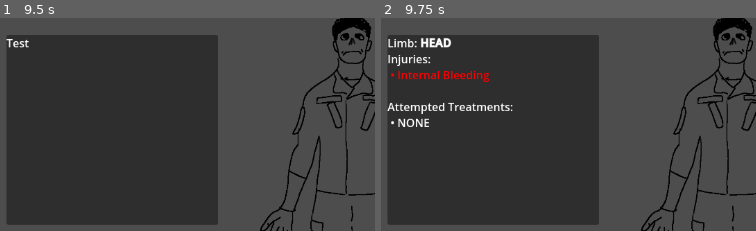
Above: before the commit, frames 1-2 (left to right).
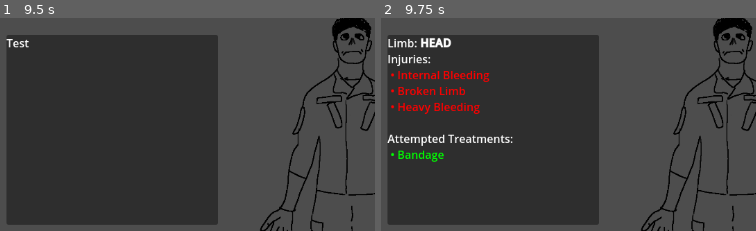
Above: after the commit, the same moments.

Repository: 12wdog/Triage
Game: Godot game, scene res://scenes/manager/manager.tscn
Same seed, same stepped clock (60 frames per second), same inputs: the game is played once before the commit and once after it.
Inputs (mouse positions are % of the whole screen's width and height, from its top left):
- Up to frame 1 (9.5 s): click (56, 91) at 0.5 s; click "Bandage" at 1.25 s; click (85, 91) at 2 s; click (95, 91) at 2.75 s; click (56, 91) at 3.5 s; click "Bandage" at 4.25 s; click (85, 91) at 5 s; click (95, 91) at 5.75 s; click (56, 91) at 6.5 s; click "Bandage" at 7.25 s; click (85, 91) at 8 s; click (95, 91) at 8.75 s
- Up to frame 2 (9.75 s): tap Enter at 9.5 s; move the mouse to (47, 9) at 9.52 s; click (47, 9) at 9.67 s
The pictures show only the part of the screen within x 0-50%, y 3-52%; the shares and areas given below are measured in that part.

Frame 1 is identical in both runs. In frame 2, 2.6% of the frame differs, in the area x 1-36%, y 32-68%.

Commit message:
Fixed several bugs to do with healing patients

Diff:
--- a/resources/randomizers/patient_randomizer.gd
+++ b/resources/randomizers/patient_randomizer.gd
@@ -5,6 +5,7 @@
 
 static func make(reference: String, injury_number : int, seed : int = -1) -> PatientData:
 	var rng := RandomNumberGenerator.new()
+	print(rng.seed)
 	var registry_size : int = Data._REGISTRY.size()
 	if seed != -1:
 		rng.seed = seed
--- a/scenes/gameplay/game.gd
+++ b/scenes/gameplay/game.gd
@@ -47,11 +47,16 @@
 	display.write(text)
 
 func attempt_heal(limb: int, id: int) -> void:
+	#print(Patient.Limbs.find_key(limb))
 	request_medicine.emit()
 	await recieved_medicine
 	if not medicine:
+		#print("none")
 		return
 
+	#print(medicine)
+
+	#print(Patient.Limbs.find_key(limb))
 	patients[id].cure(limb, medicine)
 	patients[id]._update_display(limb)
 	pass
--- a/scenes/manager/manager.gd
+++ b/scenes/manager/manager.gd
@@ -13,7 +13,8 @@
 	game.request_medicine.connect(medicine_request)
 
 	game.initialize_patient()
-	game.initialize_random(days.data[0])
+	#game.backlog.append(PatientData.new("tesst", {"RARM": ["light_bleed", "infection"]}))
+	game.initialize_random([1, 4, 7])
 
 	for patient in game.backlog:
 		print(patient)
@@ -22,10 +23,13 @@
 	game.go_to_bed(0)
 
 func medicine_request() -> void:
+	print("Medicine request")
 	if doctor.selected_item_id < 0 || doctor.selected_item == null:
+		print("No Medicine")
 		game.medicine = null
-		game.recieved_medicine.emit()
+		game.call_deferred("emit_signal", "recieved_medicine")
 		return
 
+	print("Medicine")
 	game.medicine = doctor.selected_item
-	game.recieved_medicine.emit()
+	game.call_deferred("emit_signal", "recieved_medicine")
--- a/scenes/patient/patient.gd
+++ b/scenes/patient/patient.gd
@@ -48,6 +48,8 @@
 
 func setup():
 	for limb in [head, torso, larm, rarm, lleg, rleg]:
+		if limb.input_event.is_connected(input_event):
+			limb.input_event.disconnect(input_event)
 		limb.input_event.connect(func(_viewport, event, _shape_idx): input_event(limb, event))
 
 
@@ -71,26 +73,46 @@
 	if dead:
 		return Result.DEAD
 
+	print(Limbs.find_key(limb))
+
 	if medicine.reference == "amputation" and (limb == Limbs.HEAD or limb == Limbs.TORSO):
-		return Result.UNABLE # no.
-
-	var result := Result.CLEAR
-	var current_injuries = injuries[limb].duplicate()	# <-- snapshot
+		return Result.UNABLE # cannot amputate head/torso
+
+	var result := Result.UNABLE
+	var current_injuries = injuries[limb].duplicate()	# snapshot of current injuries
+
+	# Track whether the medicine was actually applied
+	var applied := false
 
 	for injury in current_injuries:
+		print("Checking injury: ", injury)
+
 		if medicine.treatments.has("*"):
+			# universal medicine, always attempt
 			result = _try_cure(limb, medicine)
+			applied = true
+
 		elif medicine.treatments.has(injury.reference):
 			var temp = _try_cure(limb, medicine, injury.reference)
+			applied = true
+
 			if temp != Result.CLEAR:
 				result = temp
+			else:
+				result = Result.CLEAR
+
 			if result == Result.UNABLE:
 				print("UNABLE")
 				return result
 
-	print("ABLE")
-	attempted_cures[limb].append(medicine)
-	return result
+	# Only log as attempted if something was actually applied
+	if applied:
+		attempted_cures[limb].append(medicine)
+		print("ABLE")
+		return result
+	else:
+		print("Medicine has no effect on this injury")
+		return Result.UNABLE
 
 func lethal(injury : InjuryData) -> Result:
 	var rng := RandomNumberGenerator.new()
--- a/scenes/patient/patient.tscn
+++ b/scenes/patient/patient.tscn
@@ -18,8 +18,20 @@
 [sub_resource type="RectangleShape2D" id="RectangleShape2D_io04n"]
 size = Vector2(96.22642, 113.20755)
 
+[sub_resource type="RectangleShape2D" id="RectangleShape2D_a6gn1"]
+size = Vector2(56.73346, 196.78806)
+
 [sub_resource type="RectangleShape2D" id="RectangleShape2D_grsko"]
-size = Vector2(103.11321, 566.60376)
+size = Vector2(62.264153, 166.03775)
+
+[sub_resource type="RectangleShape2D" id="RectangleShape2D_hb45g"]
+size = Vector2(94.33964, 124.528305)
+
+[sub_resource type="RectangleShape2D" id="RectangleShape2D_v3p8c"]
+size = Vector2(107.54717, 560.3774)
+
+[sub_resource type="RectangleShape2D" id="RectangleShape2D_oar3u"]
+size = Vector2(124.528305, 560.3774)
 
 [node name="Patient" type="Node2D"]
 script = ExtResource("1_rbo5v")
@@ -66,36 +78,36 @@
 collision_mask = 2
 
 [node name="CollisionShape2D" type="CollisionShape2D" parent="PatientVisual/RARM"]
-position = Vector2(-75.42457, -48.638092)
-rotation = 0.2443461
+position = Vector2(-76.02816, -49.76306)
+rotation = 0.24434611
 scale = Vector2(0.53, 0.53)
-shape = SubResource("RectangleShape2D_doo2g")
+shape = SubResource("RectangleShape2D_a6gn1")
 
 [node name="CollisionShape2D2" type="CollisionShape2D" parent="PatientVisual/RARM"]
-position = Vector2(-59.825005, -135.325)
+position = Vector2(-62.5, -135)
 scale = Vector2(0.53, 0.53)
-shape = SubResource("RectangleShape2D_5rmhc")
+shape = SubResource("RectangleShape2D_grsko")
 
 [node name="CollisionShape2D3" type="CollisionShape2D" parent="PatientVisual/RARM"]
-position = Vector2(-102.500015, 29.000002)
+position = Vector2(-105, 34)
 scale = Vector2(0.53, 0.53)
-shape = SubResource("RectangleShape2D_io04n")
+shape = SubResource("RectangleShape2D_hb45g")
 
 [node name="LLEG" type="Area2D" parent="PatientVisual"]
 scale = Vector2(0.53, 0.53)
 collision_mask = 2
 
 [node name="CollisionShape2D" type="CollisionShape2D" parent="PatientVisual/LLEG"]
-position = Vector2(59.764156, 261.98114)
-shape = SubResource("RectangleShape2D_grsko")
+position = Vector2(63.20755, 261.32077)
+shape = SubResource("RectangleShape2D_v3p8c")
 
 [node name="RLEG" type="Area2D" parent="PatientVisual"]
 scale = Vector2(0.53, 0.53)
 collision_mask = 2
 
 [node name="CollisionShape2D" type="CollisionShape2D" parent="PatientVisual/RLEG"]
-position = Vector2(-54.716984, 262.2642)
-shape = SubResource("RectangleShape2D_grsko")
+position = Vector2(-60.37736, 261.32077)
+shape = SubResource("RectangleShape2D_oar3u")
 
 [node name="Sprite2D" type="Sprite2D" parent="PatientVisual"]
 scale = Vector2(0.53, 0.53)
Not shown: 1 places in scenes/patient/patient.tscn that only renumber resources
